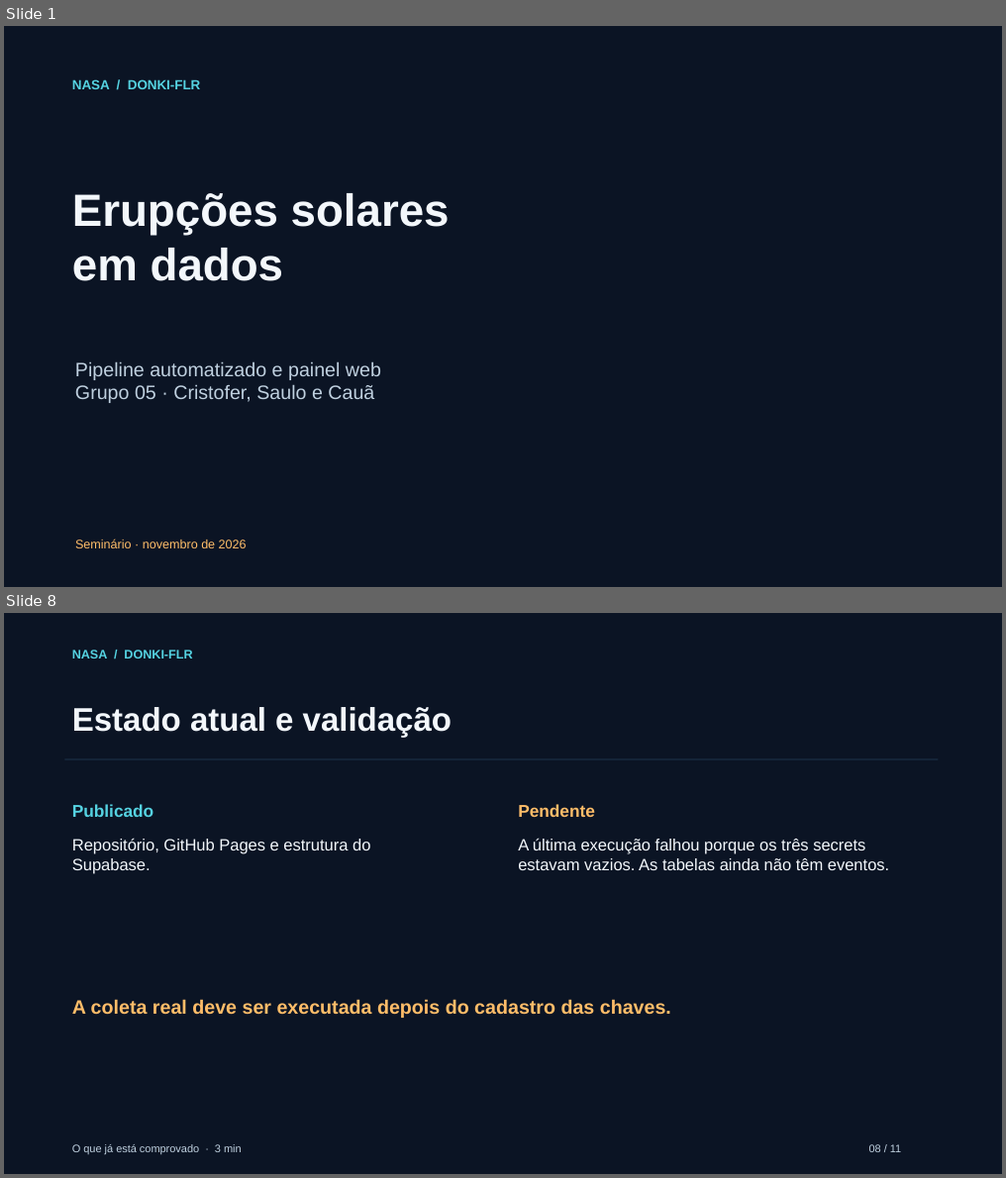
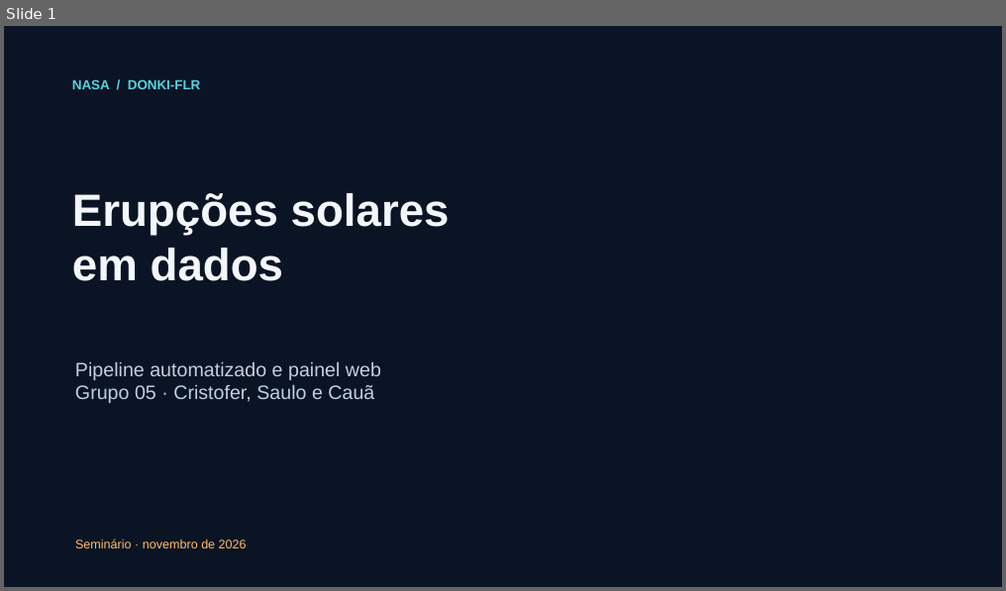
Before and after one commit to API-NASA-CCS/DONKI-FLR, a slide deck: docs/apresentacao.pptx. Shown one above the other, each under a label of ours: slides 1 and 8 before the commit, slide 1 after it; the slides between them are not shown. The pictures are 1006x1178 and 1006x591 pixels, drawn with LibreOffice and Linux fonts; fonts in the diff are those of the drawing. Boxes give left, top, right and bottom in pixels: in the first picture for what was removed or moved away, otherwise in the second. Text is boxed around its words. In the diff, an @@ line names an element or a change of style, - is before the commit and + after.

Commit message:
Corrige endpoint DONKI após migração CCMC

```diff
--- a/docs/apresentacao.pptx
+++ b/docs/apresentacao.pptx
@@ slide 8 removed at (4,613,1002,1174), background #0B1424 @@
@@ text removed at (72,650,192,659) @@
-NASA / DONKI-FLR
@@ text removed at (72,707,451,738) @@
-Estado atual e validação
@@ line removed from (64, 760) to (939, 760) @@
@@ text removed at (72,804,153,817) @@
-Publicado
@@ text removed at (518,804,595,817) @@
-Pendente
@@ text removed at (72,838,370,874) @@
-Repositório, GitHub Pages e estrutura do Supabase.
@@ text removed at (518,838,889,870) @@
-A última execução falhou porque os três secrets estavam vazios. As tabelas ainda não têm eventos.
@@ text removed at (72,999,671,1018) @@
-A coleta real deve ser executada depois do cadastro das chaves.
@@ text removed at (72,1145,242,1155) @@
-O que já está comprovado · 3 min
@@ text removed at (869,1145,901,1153) @@
-08 / 11
```
Also in this commit, not shown: 7 slides changed, 3 slides added, 2 other slides removed, 8 other files.
